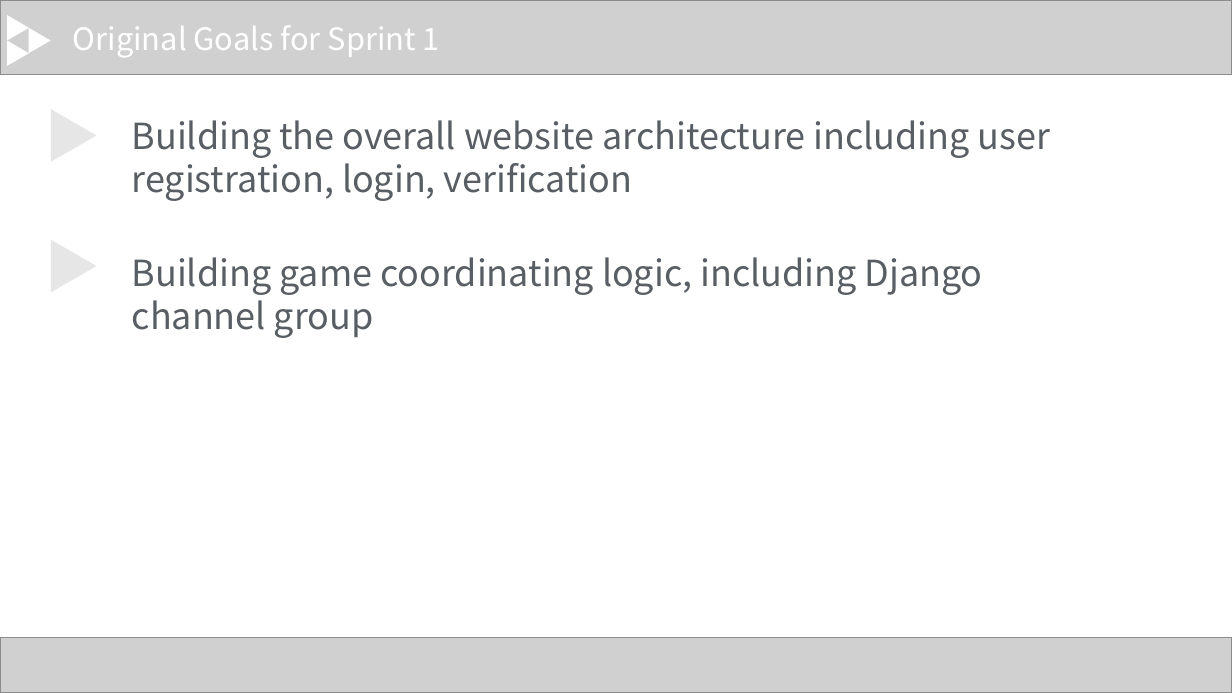
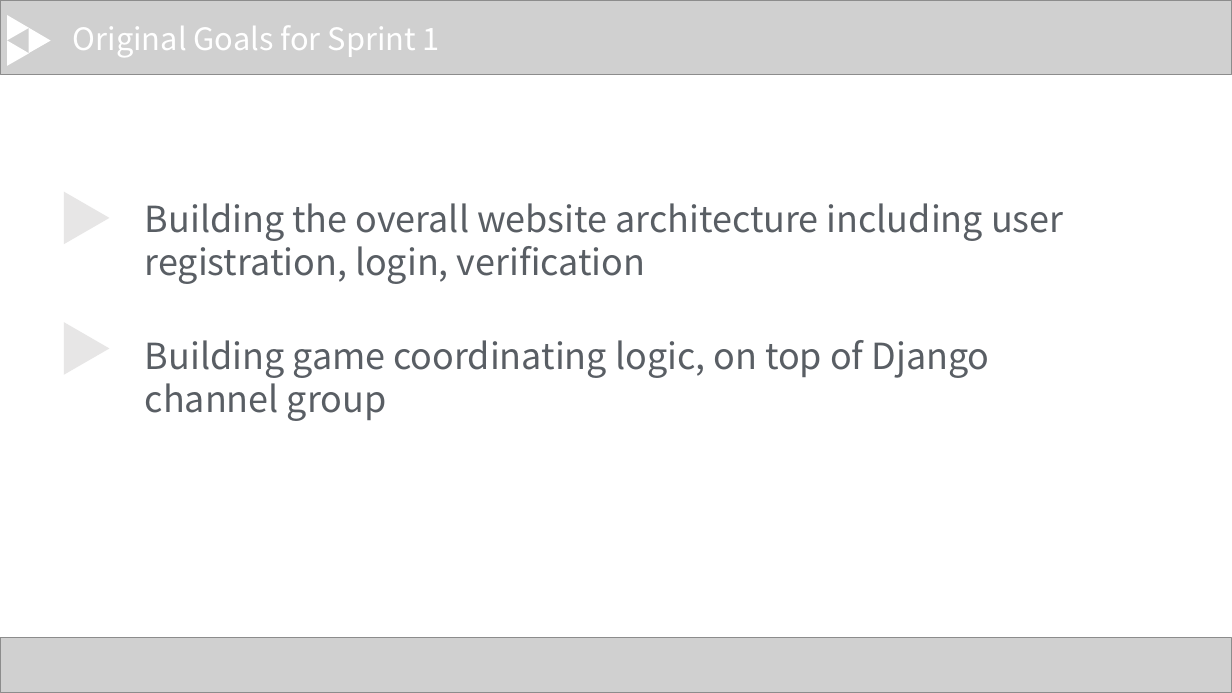
Before and after one commit to ChTimTsubasa/PingpongGame, a slide deck: slide 7 of sprint-presentations/Sprint 1 presentation/Yuanyuan_pingponggame.ppt. Drawn at 1232x693 pixels with LibreOffice and Linux fonts; fonts in the diff are those of the drawing; grey boxes stand for pictures. Boxes give left, top, right and bottom in pixels: in the first picture for what was removed or moved away, otherwise in the second. Text is boxed around its words. In the diff, an @@ line names an element or a change of style, - is before the commit and + after.

Commit message:
Add presentation slides

```diff
--- a/sprint-presentations/Sprint 1 presentation/Yuanyuan_pingponggame.ppt
+++ b/sprint-presentations/Sprint 1 presentation/Yuanyuan_pingponggame.ppt
@@ 2 triangles, 1 text: place and size @@
-2 triangles, 1 text at <box>51,109,1050,292</box>
+2 triangles, 1 text at <box>64,191,1063,374</box>
@@ text at <box>145,340,990,421</box>: text changed @@
-Building game coordinating logic, including Django channel group
+Building game coordinating logic, on top of Django channel group
```
Also in this commit, not shown: 2 other slides changed, 2 slides added, 2 slides removed, 1 other file.
